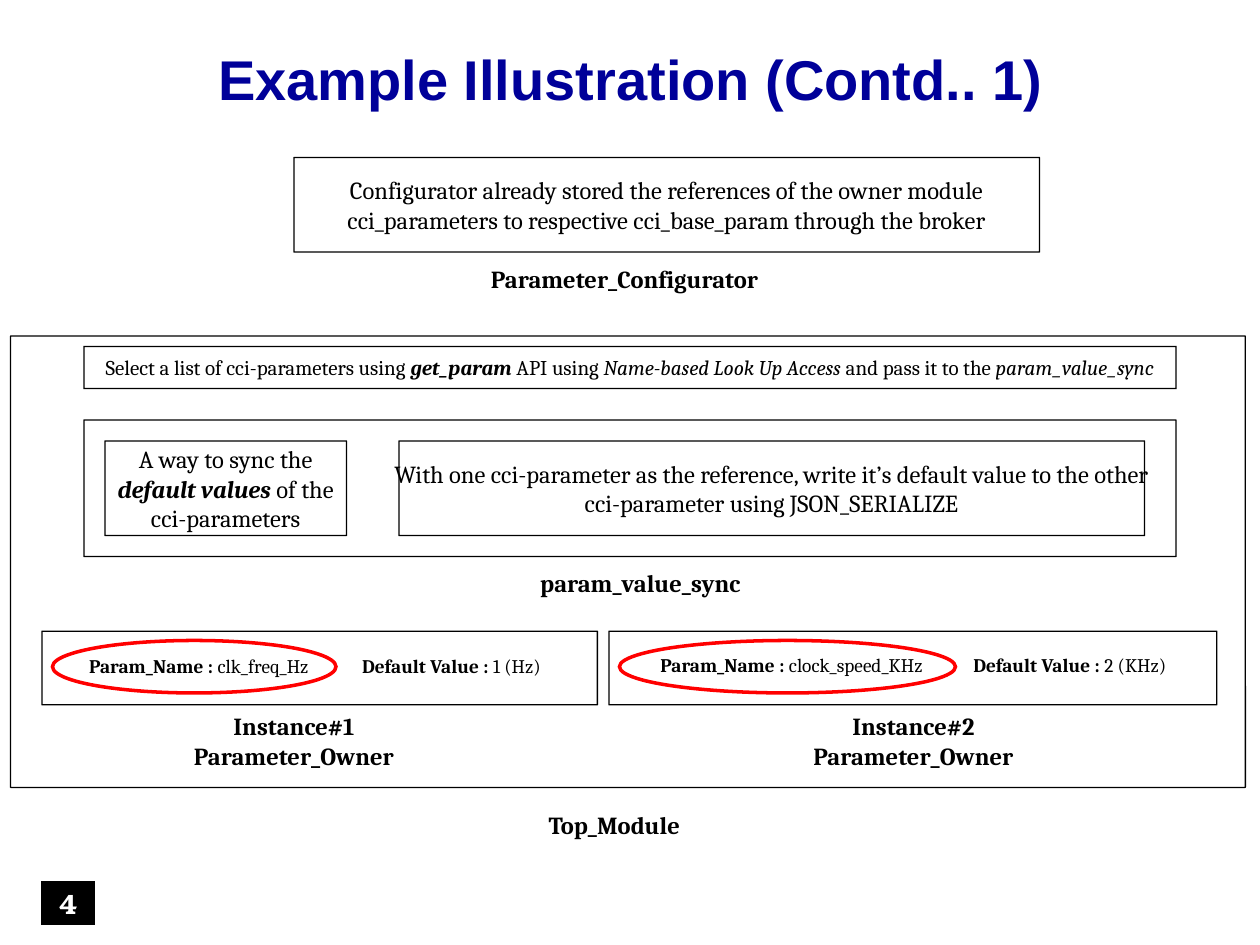
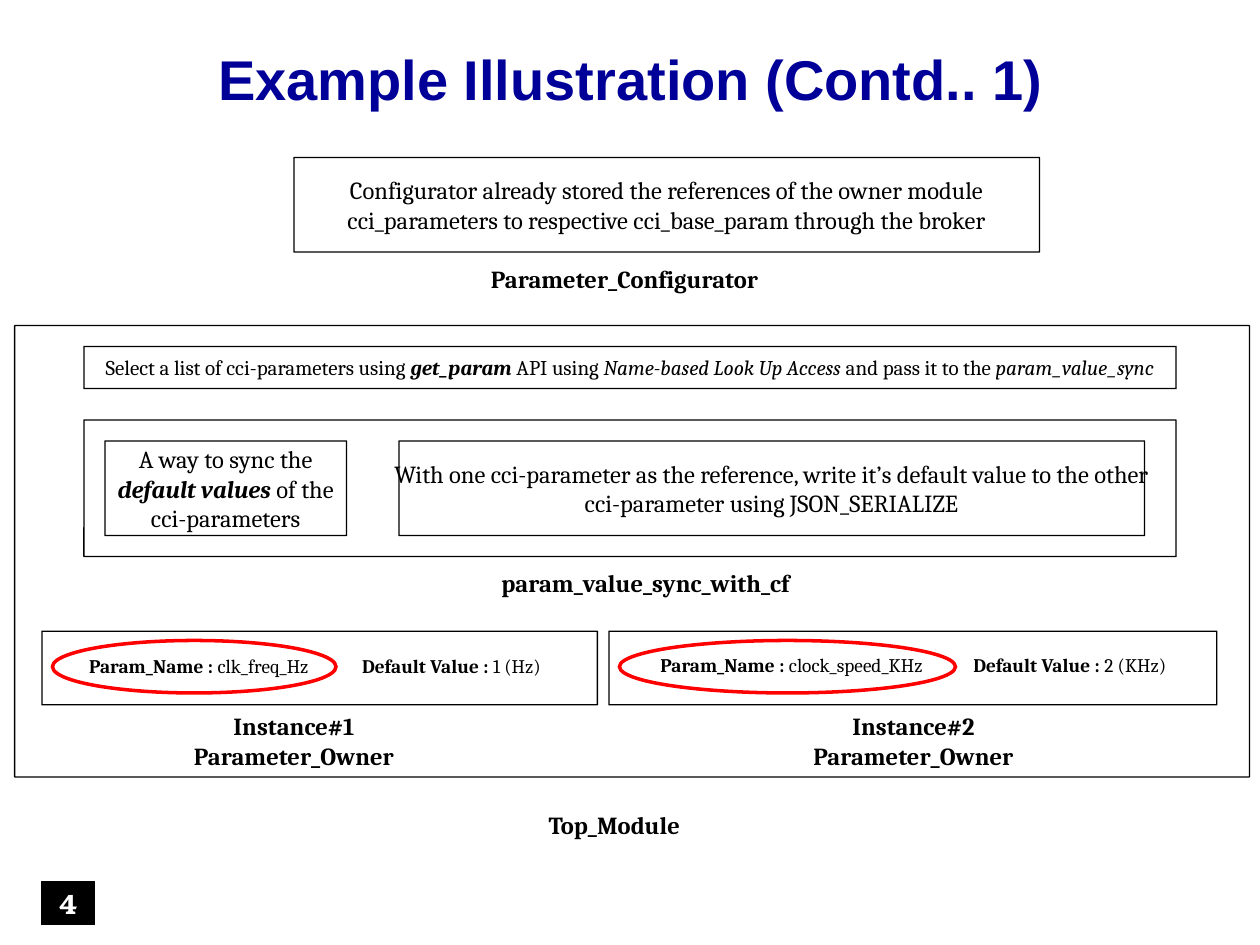
Before and after one commit to accellera-official/cci, a slide deck: slide 4 of examples/ex12_Indirectly_Associating_Parameters/docs/ex12_Indirectly_Associating_Parameters.ppt. Drawn at 1260x945 pixels with LibreOffice and Linux fonts; fonts in the diff are those of the drawing; background and template pictures are left out. Boxes give left, top, right and bottom in pixels: in the first picture for what was removed or moved away, otherwise in the second. Text is boxed around its words. In the diff, an @@ line names an element or a change of style, - is before the commit and + after.

Commit message:
Modifications to example code & presentations
1.  Code Modification to ex#12 : Renamed class 'param_value_sync' to 'param_value_sync_with_cf'
2.  Presentation Updates :
     - to example#7
     - to example#12
     - to example#14
     - to example#16

PS : The modifications to the presentations have been done w.r.t. to textual/typographical mistakes only.
     No modification has been done w.r.t. to the flow of the examples

```diff
--- a/examples/ex12_Indirectly_Associating_Parameters/docs/ex12_Indirectly_Associating_Parameters.ppt
+++ b/examples/ex12_Indirectly_Associating_Parameters/docs/ex12_Indirectly_Associating_Parameters.ppt
@@ rounded rectangle: place and size @@
-rounded rectangle at <box>10,336,1245,788</box>
+rounded rectangle at <box>15,325,1250,776</box>
@@ text at <box>501,574,789,598</box>: text changed @@
-param_value_sync
+param_value_sync_with_cf
```
Also in this commit, not shown: 4 other slides changed, 4 other files.
